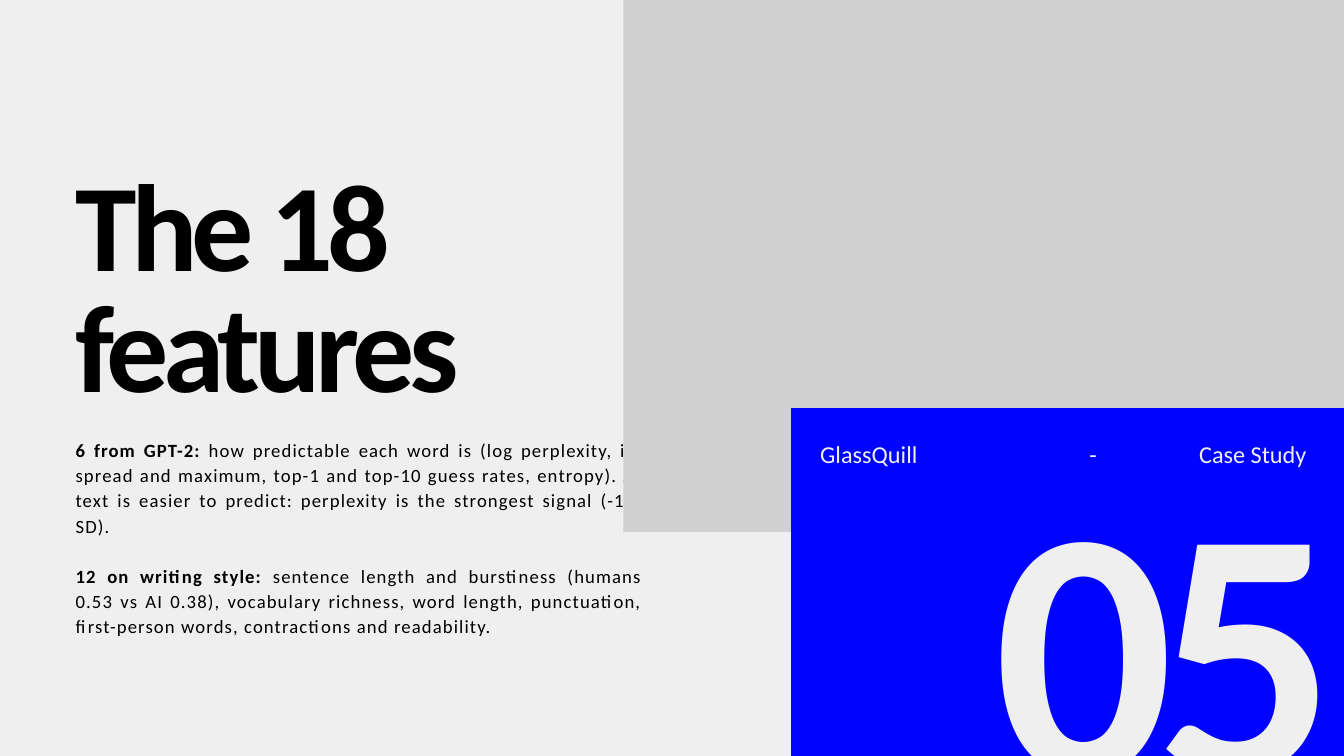
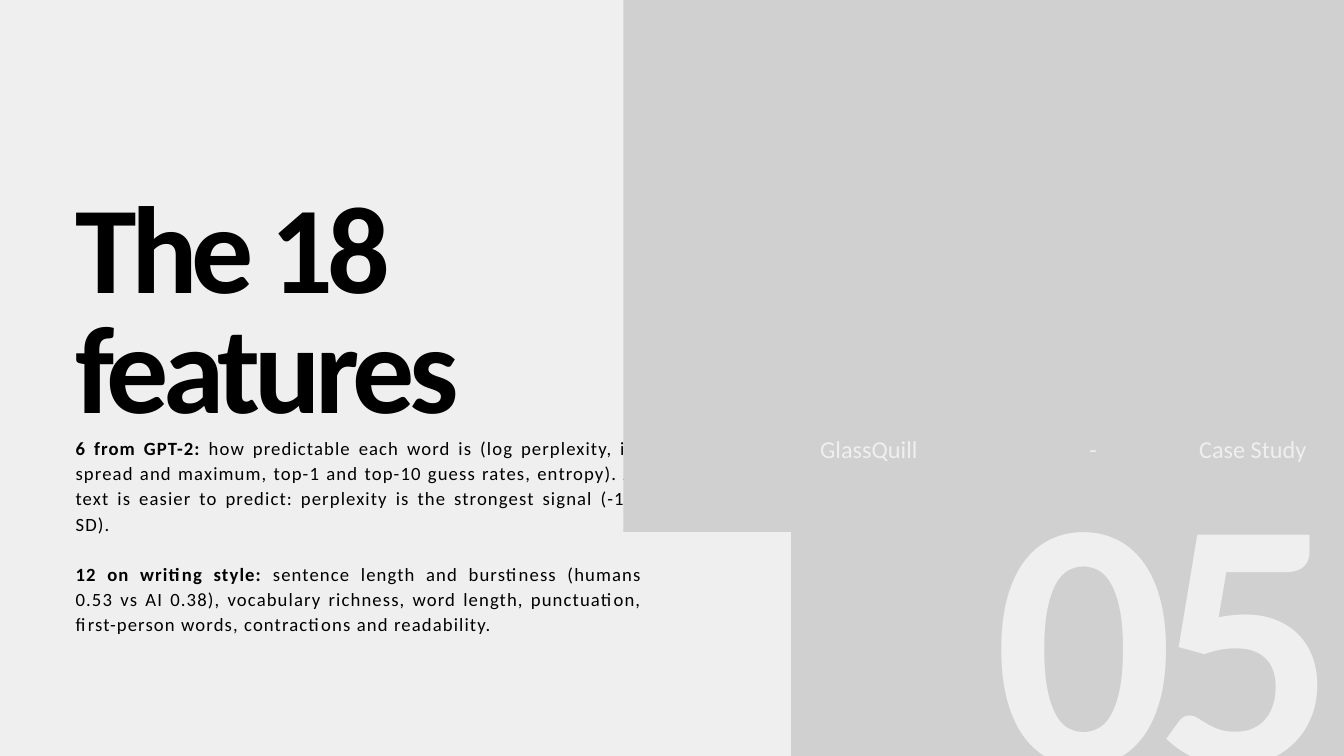
Before and after one commit to ThatOneRahul/glassquill, a slide deck: slide 9 of submissions/GlassQuill_Presentation.pptx. Drawn at 1344x756 pixels with LibreOffice and Linux fonts; fonts in the diff are those of the drawing; grey boxes stand for pictures. Boxes give left, top, right and bottom in pixels: in the first picture for what was removed or moved away, otherwise in the second. Text is boxed around its words. In the diff, an @@ line names an element or a change of style, - is before the commit and + after.

```diff
--- a/submissions/GlassQuill_Presentation.pptx
+++ b/submissions/GlassQuill_Presentation.pptx
@@ text "The 18 features": place and size @@
-text "The 18 features" at [76,184,459,393]
+text "The 18 features" at [76,206,459,414]
@@ freeform shape removed at [791,409,1344,756] @@
@@ picture added at [791,392,1344,756] @@
@@ text removed at [820,446,917,467] @@
-GlassQuill
@@ text "-" rewrapped from [1042,434,1145,467] to [1042,430,1145,467] @@
@@ text removed at [1199,446,1307,467] @@
-Case Study
@@ text "05" rewrapped from [935,513,1344,756] to [935,503,1344,756] @@
```
Also in this commit, not shown: 17 other slides changed, 3 other files.
